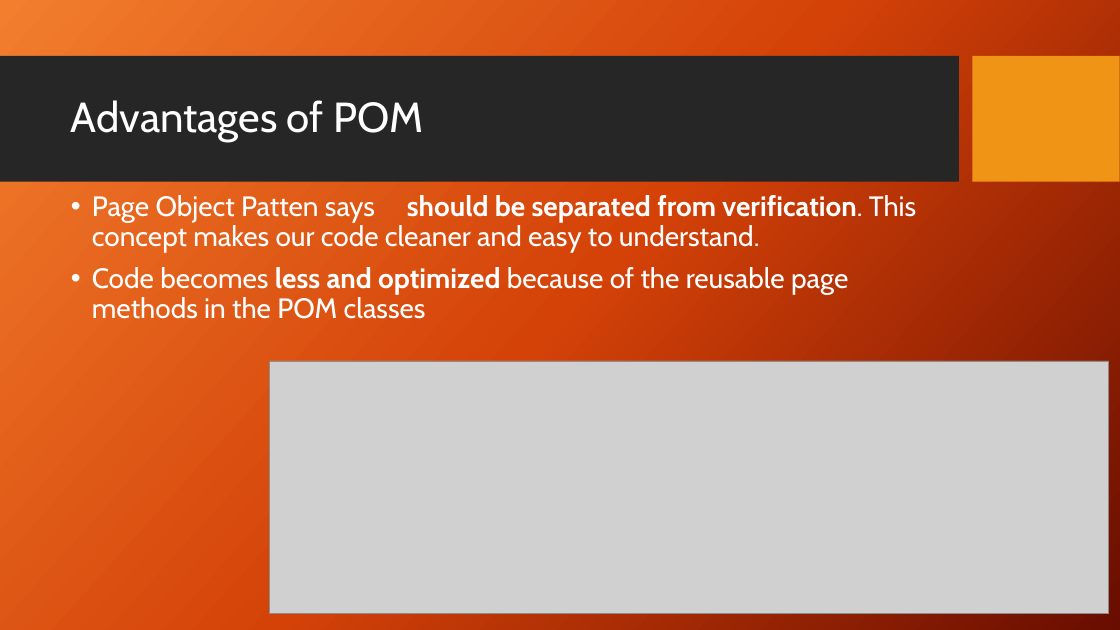
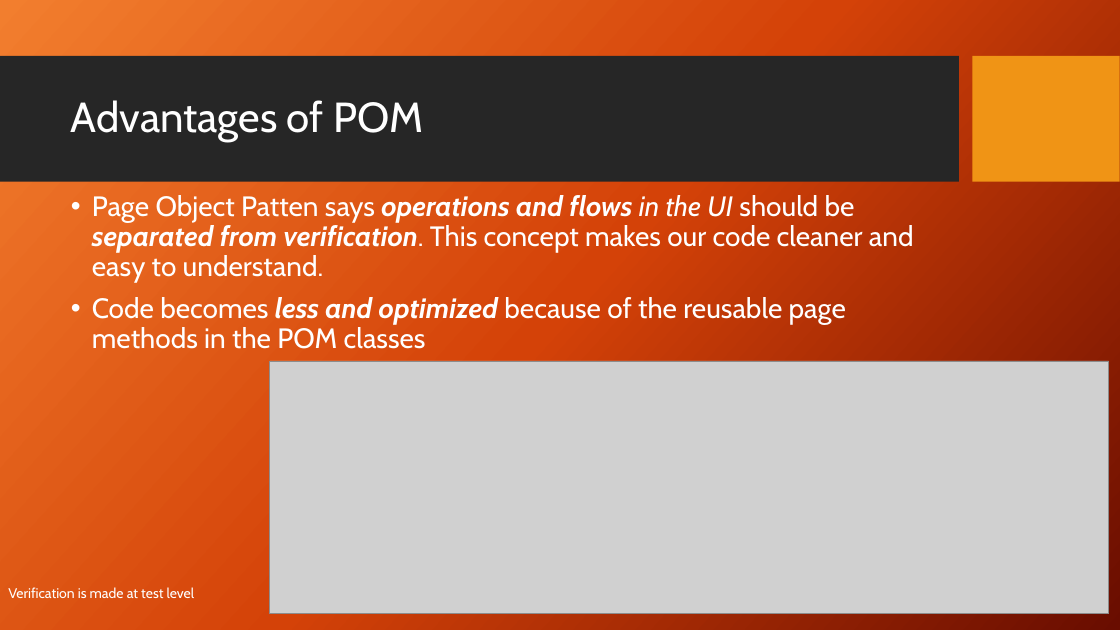
Before and after one commit to hack3rlife/mindbody, a slide deck: slide 9 of docs/Mindbody_Design.pptx. Drawn at 1120x630 pixels with LibreOffice and Linux fonts; fonts in the diff are those of the drawing; grey boxes stand for pictures; background and template pictures are left out. Boxes give left, top, right and bottom in pixels: in the first picture for what was removed or moved away, otherwise in the second. Text is boxed around its words. In the diff, an @@ line names an element or a change of style, - is before the commit and + after.

Commit message:
1.  Adding support for run test cases from Developer Command Prompt. 2.  Addding screenshots to the test cases. 3.  Updating documentation 4.  Supports for both Google Chrome and Microsoft Internet Explorer.

```diff
--- a/docs/Mindbody_Design.pptx
+++ b/docs/Mindbody_Design.pptx
@@ text at (x1=92, y1=195, x2=914, y2=283): text changed @@
-• Page Object Patten says should be separated from verification. This concept makes our code cleaner and easy to understand.
+• Page Object Patten says operations and flows in the UI should be separated from verification. This concept makes our code cleaner and easy to understand.
@@ text at (x1=92, y1=297, x2=846, y2=349): italic on in "less and optimized" @@
@@ text added at (x1=8, y1=587, x2=195, y2=598), 12 pt, text #FFFFFF @@
+Verification is made at test level
```
Also in this commit, not shown: 3 other slides changed, 1 slide added, 1 slide removed, 11 other files.
